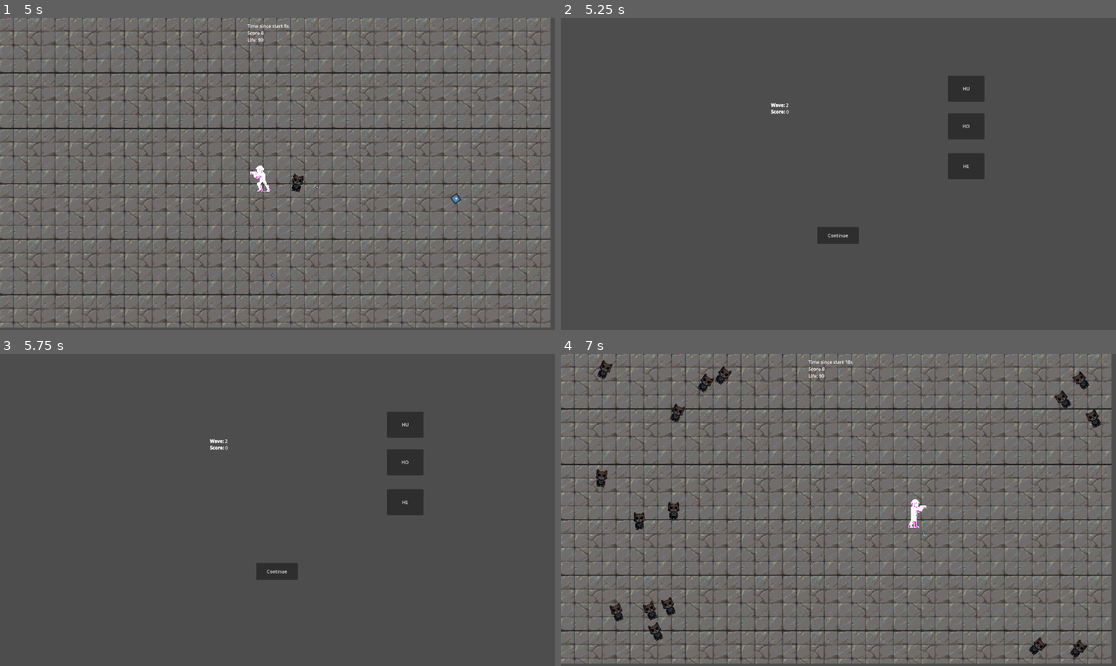
Above: before the commit, frames 1-4 (two rows, left to right).
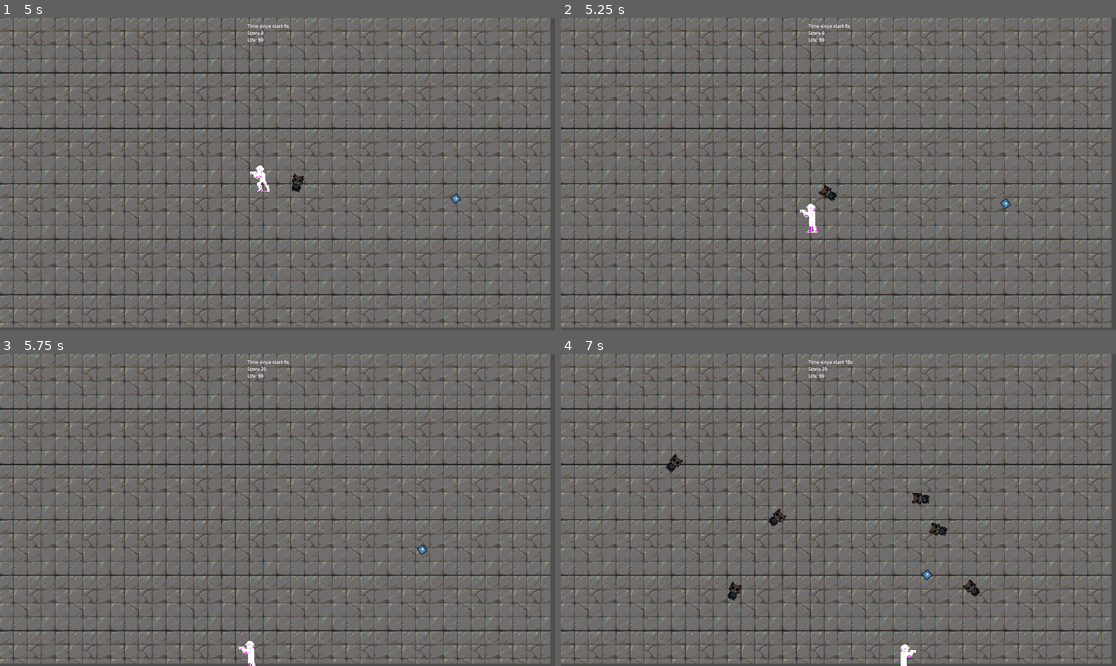
Above: after the commit, the same moments.

Repository: elVariable/gamejam
Game: Godot game, scene res://scenes/levels/main.tscn
The game is run twice, just before and just after one commit, with the same random seed, the same clock (stepped at 60 frames per second) and the same inputs. The engine's default icon, where the game draws it, is replaced by a stand-in: a white triangle on a blue panel in a dark square.
Inputs (mouse positions are in pixels of both pictures, inside the frame that each line leads up to):
- Up to frame 1 (5 s): tap Enter at 0.5 s; hold D (Right) 0.53-1.28 s; tap U (Fire0) at 0.6, 3.6 s; hold S (Down) 1.28-2.03 s; tap I (Fire1) at 1.35, 4.35 s; hold D (Right) 2.03-2.78 s; tap O (Fire2) at 2.1 s; hold W (Up) 2.78-3.53 s; tap P (Fire3) at 2.85 s; hold A (Left) from 3.53 s (still down)
- Up to frame 2 (5.25 s): release A (Left) at 5.03 s; hold S (Down) from 5.03 s (still down); tap O (Fire2) at 5.1 s
- Up to frame 3 (5.75 s): keep holding S (Down)
- Up to frame 4 (7 s): release S (Down) at 5.75 s; click (838, 572) at 5.75 s, where only the run before the commit has a clickable "Continue"; hold D (Right) from 6.53 s (still down); tap P (Fire3) at 6.6 s

Frame 1 is identical in both runs. In frame 2, 82% of the frame differs, in the area x 0-100%, y 0-100%; in frame 3, 82%; in frame 4, 2.2%.

Commit message:
Increase Wave duration

Diff:
--- a/scripts/main.gd
+++ b/scripts/main.gd
@@ -16,7 +16,7 @@
 var last_enemy_dificulty_increase_timer = 0
 var next_enemy_dificulty_increase = 5
 
-var wave_duration = 5 # seconds
+var wave_duration = 40 # seconds
 var current_wave_duration = 0
 
 var intermediate_scene = load("res://scenes/levels/intermediate.tscn")
